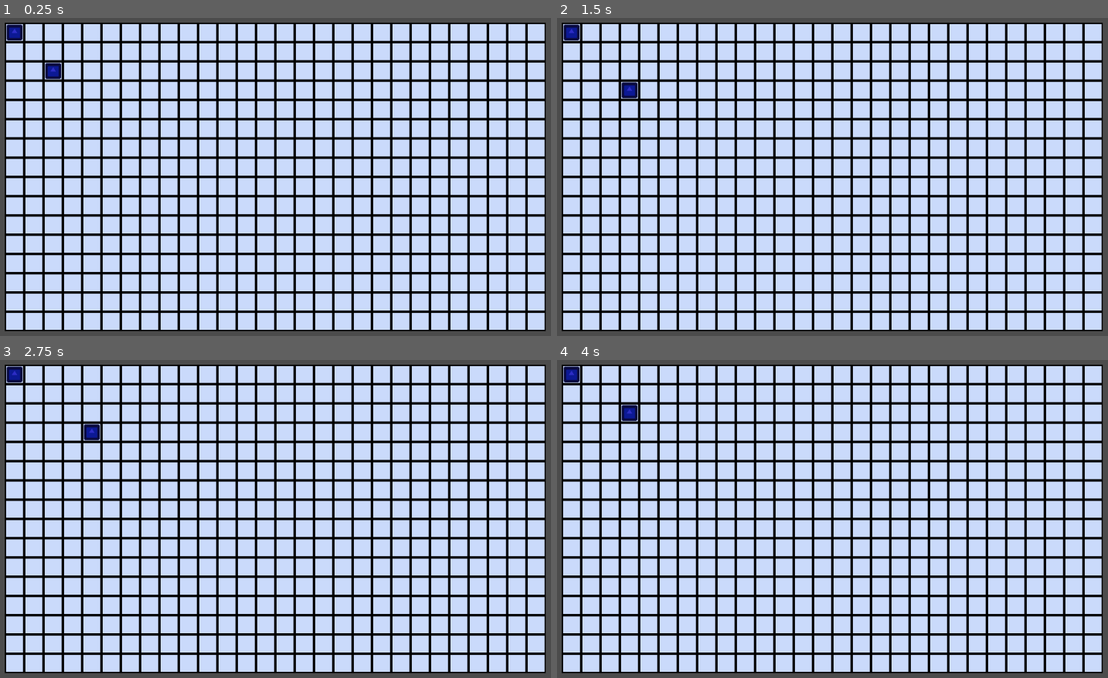
Above: before the commit, frames 1-4 (two rows, left to right).
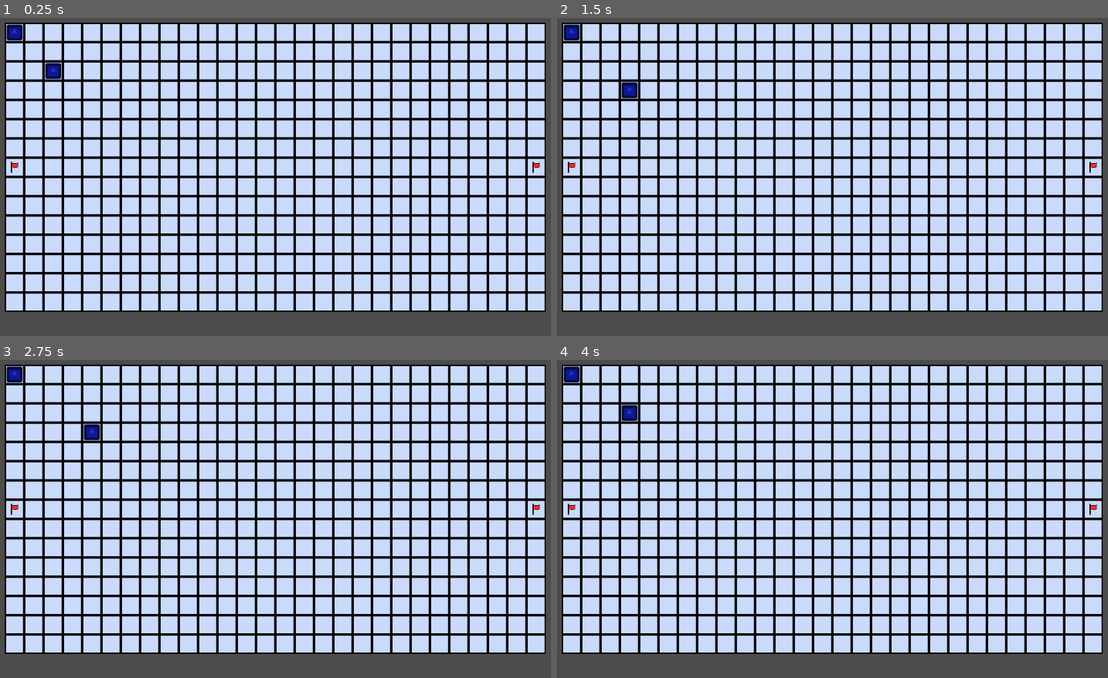
Above: after the commit, the same moments.

Repository: Wes-Ray/grid_ctf
Game: Godot game, scene res://splash_screen/splash_screen.tscn
Same seed, same stepped clock (60 frames per second), same inputs: the game is played once before the commit and once after it. The engine's default icon, where the game draws it, is replaced by a stand-in: a white triangle on a blue panel in a dark square.
Inputs:
- Up to frame 1 (0.25 s): no input
- Up to frame 2 (1.5 s): tap Enter at 0.5 s; hold D (move_right) 0.53-1.28 s; tap Space at 1.25 s; hold S (move_down) from 1.28 s (still down)
- Up to frame 3 (2.75 s): tap Enter at 2 s; release S (move_down) at 2.03 s; hold D (move_right) from 2.03 s (still down)
- Up to frame 4 (4 s): tap Space at 2.75 s; release D (move_right) at 2.78 s; hold W (move_up) 2.78-3.53 s; tap Enter at 3.5 s; hold A (move_left) from 3.53 s (still down)

The runs differ from the first frame. In frame 1, 6.0% of the frame differs, in the area x 0-100%, y 45-99%; in frame 2, 6.0%; in frame 3, 6.0%; in frame 4, 6.0%.

Commit message:
added flags

Diff:
--- /dev/null
+++ b/grid_ctf_client/flag.tscn
@@ -0,0 +1,18 @@
+[gd_scene load_steps=3 format=2]
+
+[ext_resource path="res://red_flag.png" type="Texture" id=1]
+
+[sub_resource type="RectangleShape2D" id=1]
+extents = Vector2( 11, 11 )
+
+[node name="flag" type="KinematicBody2D"]
+z_index = 1
+
+[node name="red_flag" type="Sprite" parent="."]
+position = Vector2( 8, 8 )
+scale = Vector2( 0.00752639, 0.00752639 )
+texture = ExtResource( 1 )
+
+[node name="CollisionShape2D" type="CollisionShape2D" parent="."]
+position = Vector2( 7.99342, 7.99342 )
+shape = SubResource( 1 )
--- a/grid_ctf_client/grid/grid.gd
+++ b/grid_ctf_client/grid/grid.gd
@@ -3,13 +3,14 @@
 var cell_res = load("res://grid/grid_cell.png")
 
 var CELL_WIDTH := 32
-var GRID_WIDTH := 28
-var GRID_HEIGHT := 16
+var GRID_WIDTH := 28  # should be even number
+var GRID_HEIGHT := 15  # should be odd number
 
 onready var origin := get_node("origin")
 #onready var player := get_node("origin/player")
 
 onready var player_inst := preload("res://player.tscn")
+onready var flag_inst := preload("res://flag.tscn")
 
 var players = []  # local player objects, aligns with player_data array
 # list of player locations, aligns with players array, updated each tick
@@ -19,9 +20,14 @@
 var player_data = []
 enum Pd {TEAM = 0, ALIVE = 1}
 
+var flags = []  # local flag objects, aligned with flag_coords array
+var flag_coords = [Vector2(), Vector2()]  # flag coords, updated each tick
+var flag_attached_array = [-1, -1]  # flag linked to a player index or none (-1)
+
 func _ready():
 	generate_map()
-	players = generate_players()
+	generate_players()
+	generate_flags()
 
 
 func _process(delta):
@@ -45,15 +51,14 @@
 	elif Input.is_action_just_pressed("move_down"):
 		move_player(1, Vector2.DOWN)
 
-	# check for collisions between players
-	# if player not on same team, and check what side they're on
-
-
-
 
 	# update grid reflection of player_cell_pos
 	for id in range(len(players)):
 		players[id].position = (player_coords[id] * CELL_WIDTH) + origin.position
+
+	# draw flags
+	for id in range(len(flags)):
+		flags[id].position = (flag_coords[id] * CELL_WIDTH) + origin.position
 
 
 # this function should be used server-side, a remote function for the client will
@@ -65,16 +70,19 @@
 	var new_y = clamp(new_pos.y, 0, GRID_HEIGHT-1)
 	new_pos = Vector2(new_x, new_y)  # update with clamp
 
-	# check for collisions
+	# check for collisions with players
 	for other_p_id in range(len(player_coords)):
 		if player_data[player_id][Pd.ALIVE]:  # only collide if player is alive
 			if other_p_id != player_id:  # skip yourself
 				if player_coords[other_p_id] == new_pos:  # landed on other player
 					if player_data[other_p_id][Pd.ALIVE]:
 						print("COLLISION!!")
-						players[other_p_id].update_color(Color(1, 1, 1))  # change color of other player
+						players[other_p_id].update_color(Color(1, 1, 1, .3))  # change color of other player
 						player_data[other_p_id][Pd.ALIVE] = false
 
+	# check for collision with flag
+	for flag_id in range(len(flags)):
+		pass
 
 	player_coords[player_id]= Vector2(new_pos)
 
@@ -91,9 +99,8 @@
 			origin.add_child(new_cell)
 
 
-func generate_players(player_count : int = 2) -> Array:
+func generate_players(player_count : int = 2):
 
-	var new_players = []
 	# generate player_data array SERVER
 	for x in range(player_count):
 		player_coords.append(Vector2(x*2, x*2))
@@ -108,8 +115,16 @@
 		# create new player and add to list
 		var new_player = player_inst.instance()
 		origin.add_child(new_player)
-		new_players.append(new_player)
+		players.append(new_player)
 
-	print(player_data)
 
-	return new_players
+func generate_flags(player_count : int = 2):
+	for x in range(player_count):
+		var new_flag = flag_inst.instance()
+		origin.add_child(new_flag)
+		flags.append(new_flag)
+
+	# team 0 location
+	flag_coords[0] = Vector2(0, GRID_HEIGHT/2)
+	# team 1 location
+	flag_coords[1] = Vector2(GRID_WIDTH-1, GRID_HEIGHT/2)
Binary file added: grid_ctf_client/red_flag.png
Not shown, added: grid_ctf_client/red_flag.png.import
